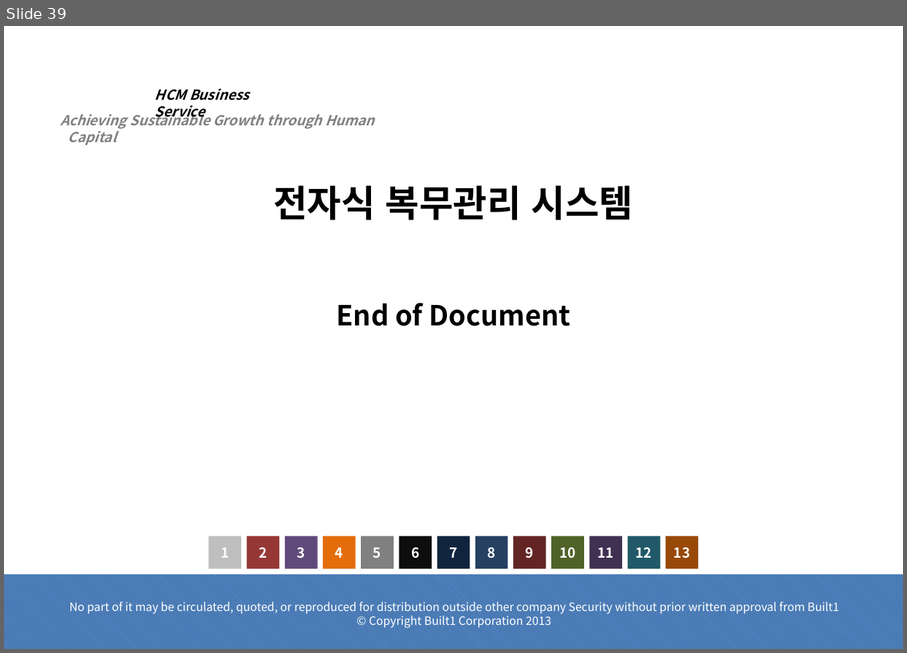
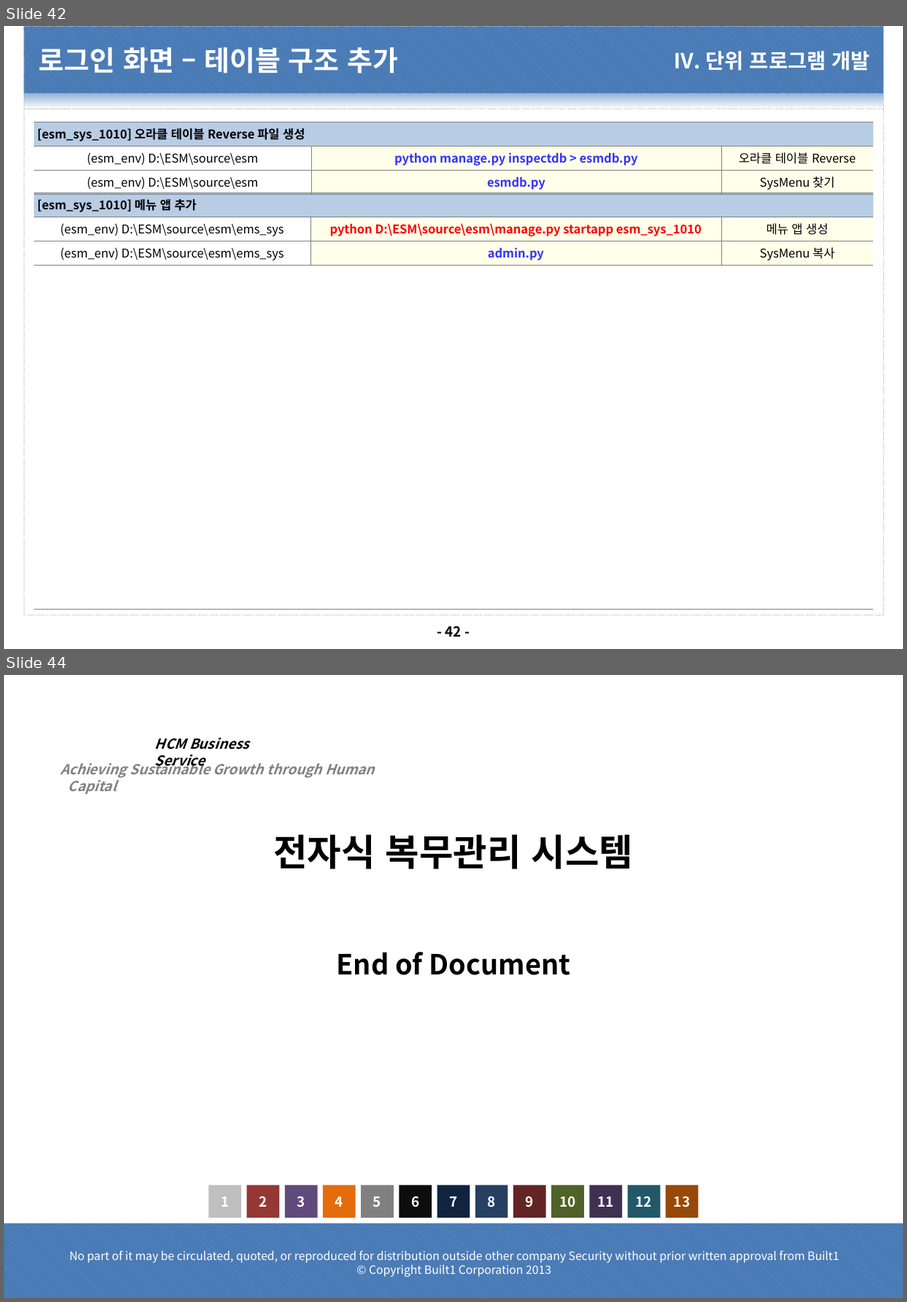
Before and after one commit to dims1111/ESM, a slide deck: document/40.구현(CP)/CP-1010.프로그램 개발 표준/CP-1010.프로그램 개발 표준_20210201_v1.0.pptx. Shown one above the other, each under a label of ours: slide 39 before the commit, slides 42 and 44 after it; the slides between them are not shown. The pictures are 907x653 and 907x1302 pixels, drawn with LibreOffice and Linux fonts; fonts in the diff are those of the drawing; background and template pictures are left out. Boxes give left, top, right and bottom in pixels: in the first picture for what was removed or moved away, otherwise in the second. Text is boxed around its words. In the diff, an @@ line names an element or a change of style, - is before the commit and + after.

Commit message:
esm local program source upload

```diff
--- a/document/40.구현(CP)/CP-1010.프로그램 개발 표준/CP-1010.프로그램 개발 표준_20210201_v1.0.pptx
+++ b/document/40.구현(CP)/CP-1010.프로그램 개발 표준/CP-1010.프로그램 개발 표준_20210201_v1.0.pptx
@@ slide 42 added at (x1=4, y1=26, x2=903, y2=649), background #FFFFFF @@
@@ rectangle added at (x1=24, y1=26, x2=884, y2=93), fill pattern #376092 on #4F81BD, outline #BFBFBF 0.25 pt dashed @@
@@ title added at (x1=39, y1=47, x2=398, y2=73), 24 pt, text #FFFFFF, bold @@
+로그인 화면 – 테이블 구조 추가
@@ text added at (x1=674, y1=51, x2=870, y2=71), 18 pt, text #FFFFFF, bold @@
+Ⅳ. 단위 프로그램 개발
@@ rectangle added at (x1=24, y1=93, x2=884, y2=109), fill gradient #95B3D7 to #FFFFFF, outline #BFBFBF 0.25 pt dashed @@
@@ rectangle added at (x1=24, y1=109, x2=884, y2=615), fill #FFFFFF, outline #BFBFBF 0.25 pt dashed @@
@@ table added at (x1=34, y1=122, x2=873, y2=192), 3 rows, 3 columns @@
+[esm_sys_1010] 오라클 테이블 Reverse 파일 생성 |  | 
+(esm_env) D:\ESM\source\esm | python manage.py inspectdb > esmdb.py | 오라클 테이블 Reverse
+(esm_env) D:\ESM\source\esm | esmdb.py | SysMenu 찾기
@@ table added at (x1=34, y1=193, x2=873, y2=600), 4 rows, 3 columns @@
+[esm_sys_1010] 메뉴 앱 추가 |  | 
+(esm_env) D:\ESM\source\esm\ems_sys | python D:\ESM\source\esm\manage.py startapp esm_sys_1010 | 메뉴 앱 생성
+(esm_env) D:\ESM\source\esm\ems_sys | admin.py | SysMenu 복사
+ |  | 
@@ page number added at (x1=446, y1=625, x2=462, y2=636), 12 pt, text #000000, bold @@
+- 42 -
@@ what was slide 39 is now slide 44 @@
```
Also in this commit, not shown: 2 slides changed, 4 other slides added, 3 other files.
